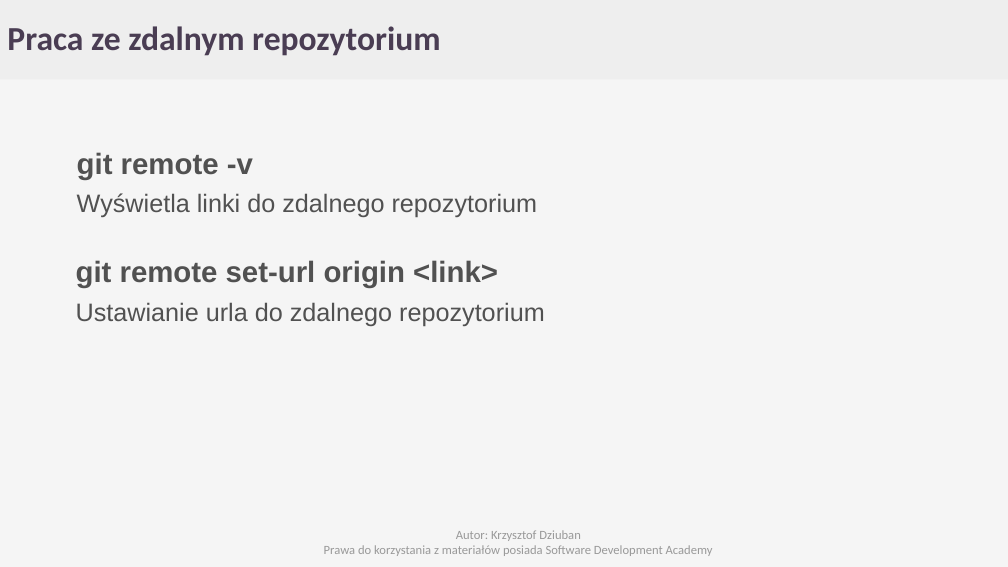
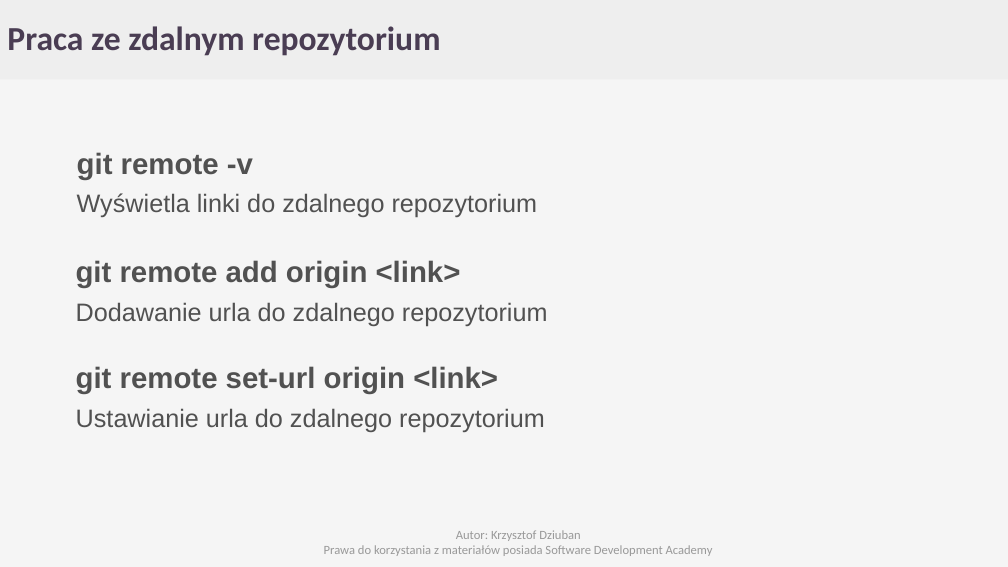
Before and after one commit to Cristopherus/Git_tutorial, a slide deck: slide 24 of GIT.pptx. Drawn at 1008x567 pixels with LibreOffice and Linux fonts; fonts in the diff are those of the drawing; background and template pictures are left out. Boxes give left, top, right and bottom in pixels: in the first picture for what was removed or moved away, otherwise in the second. Text is boxed around its words. In the diff, an @@ line names an element or a change of style, - is before the commit and + after.

```diff
--- a/GIT.pptx
+++ b/GIT.pptx
@@ text at <box>76,260,548,326</box>: text changed @@
-git remote set-url origin <link>
-Ustawianie urla do zdalnego repozytorium
+git remote add origin <link>
+Dodawanie urla do zdalnego repozytorium
@@ text added at <box>76,366,545,432</box>, 24 pt, text #515151 @@
+git remote set-url origin <link>
+Ustawianie urla do zdalnego repozytorium
```
Also in this commit, not shown: 1 other file.
